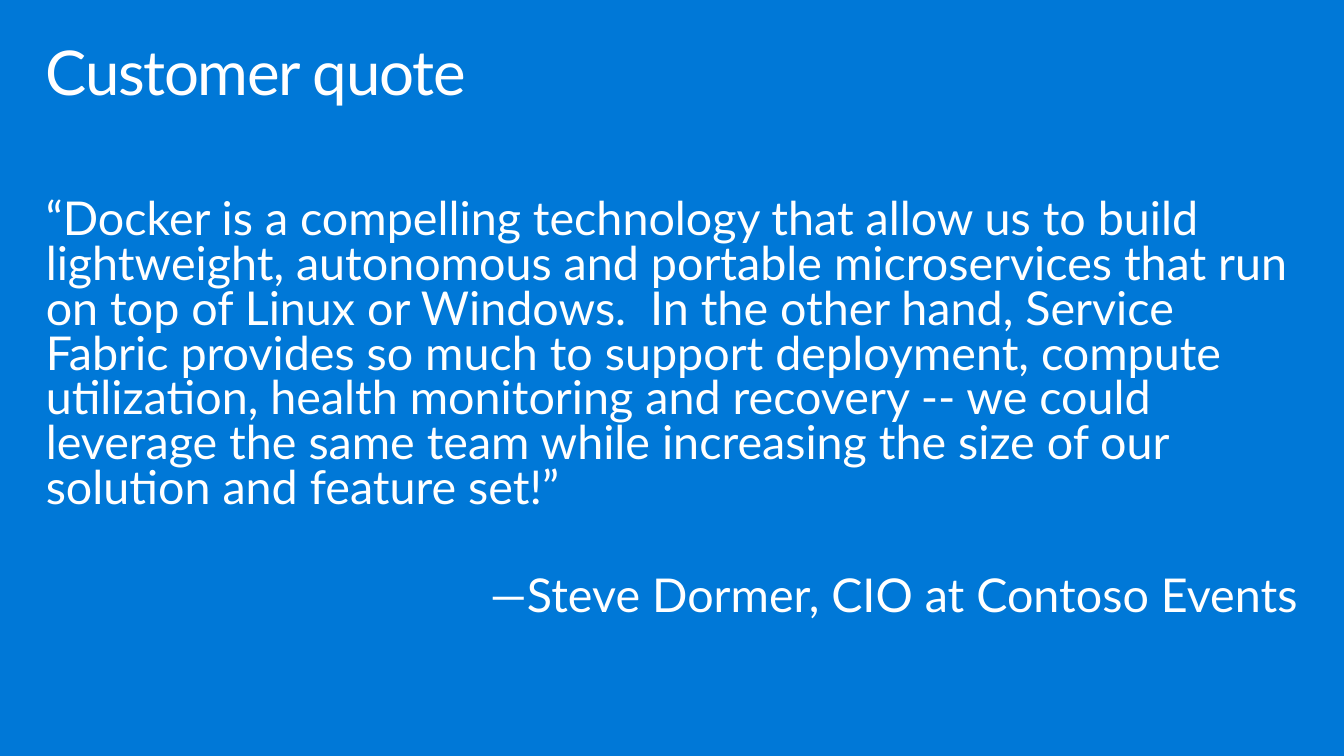
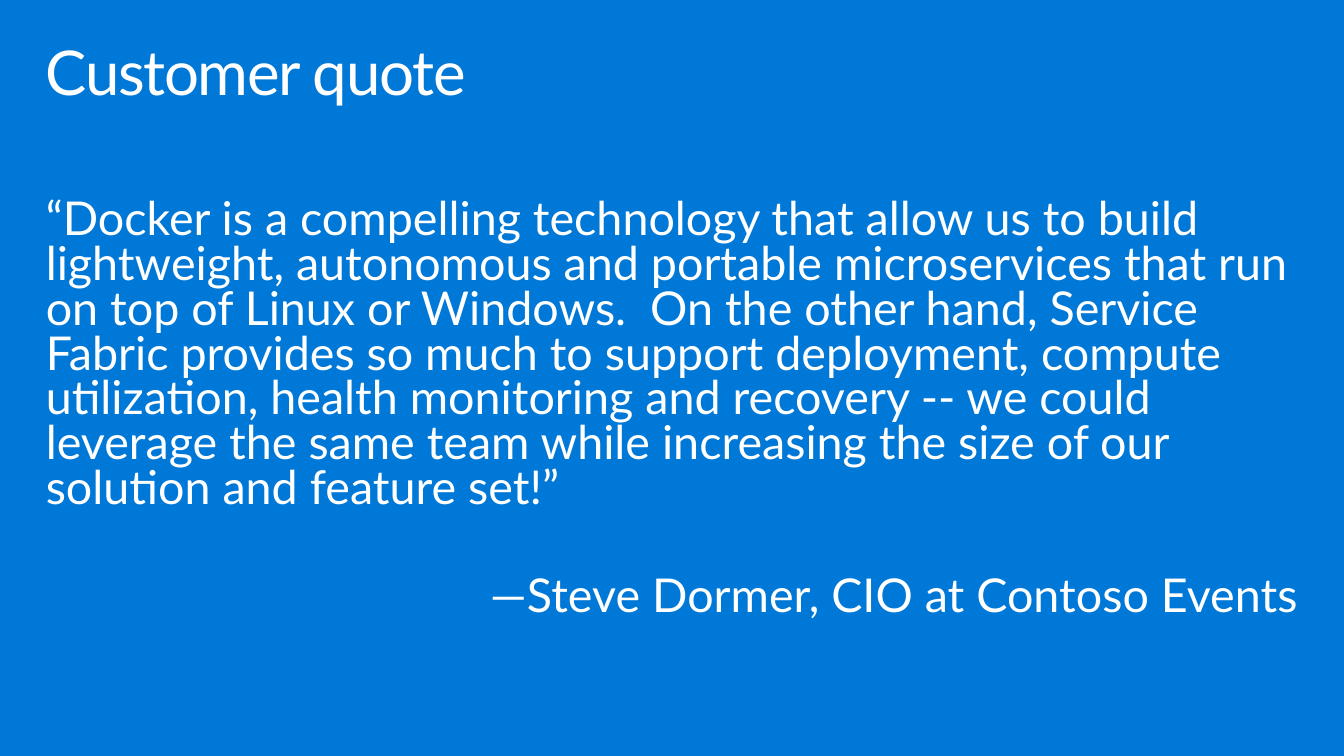
Before and after one commit to imvicencio/MCW-Microservices-architecture, a slide deck: slide 24 of Whiteboard design session/WDS trainer presentation - Microservices architecture.pptx. Drawn at 1344x756 pixels with LibreOffice and Linux fonts; fonts in the diff are those of the drawing. Boxes give left, top, right and bottom in pixels: in the first picture for what was removed or moved away, otherwise in the second. Text is boxed around its words. In the diff, an @@ line names an element or a change of style, - is before the commit and + after.

```diff
--- a/Whiteboard design session/WDS trainer presentation - Microservices architecture.pptx
+++ b/Whiteboard design session/WDS trainer presentation - Microservices architecture.pptx
@@ text at [46, 199, 1287, 505]: text changed @@
-“Docker is a compelling technology that allow us to build lightweight, autonomous and portable microservices that run on top of Linux or Windows. In the other hand, Service Fabric provides so much to support deployment, compute utilization, health monitoring and recovery -- we could leverage the same team while increasing the size of our solution and feature set!”
+“Docker is a compelling technology that allow us to build lightweight, autonomous and portable microservices that run on top of Linux or Windows. On the other hand, Service Fabric provides so much to support deployment, compute utilization, health monitoring and recovery -- we could leverage the same team while increasing the size of our solution and feature set!”
```
Also in this commit, not shown: 1 other slide changed, 3 other files.
